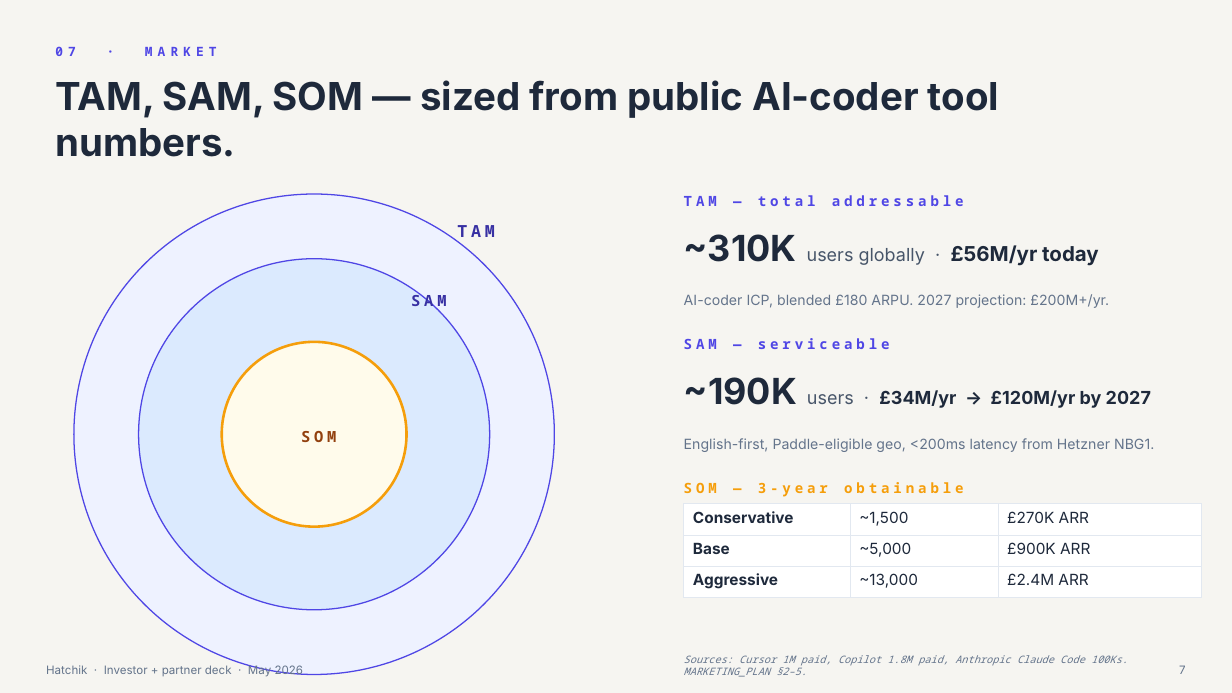
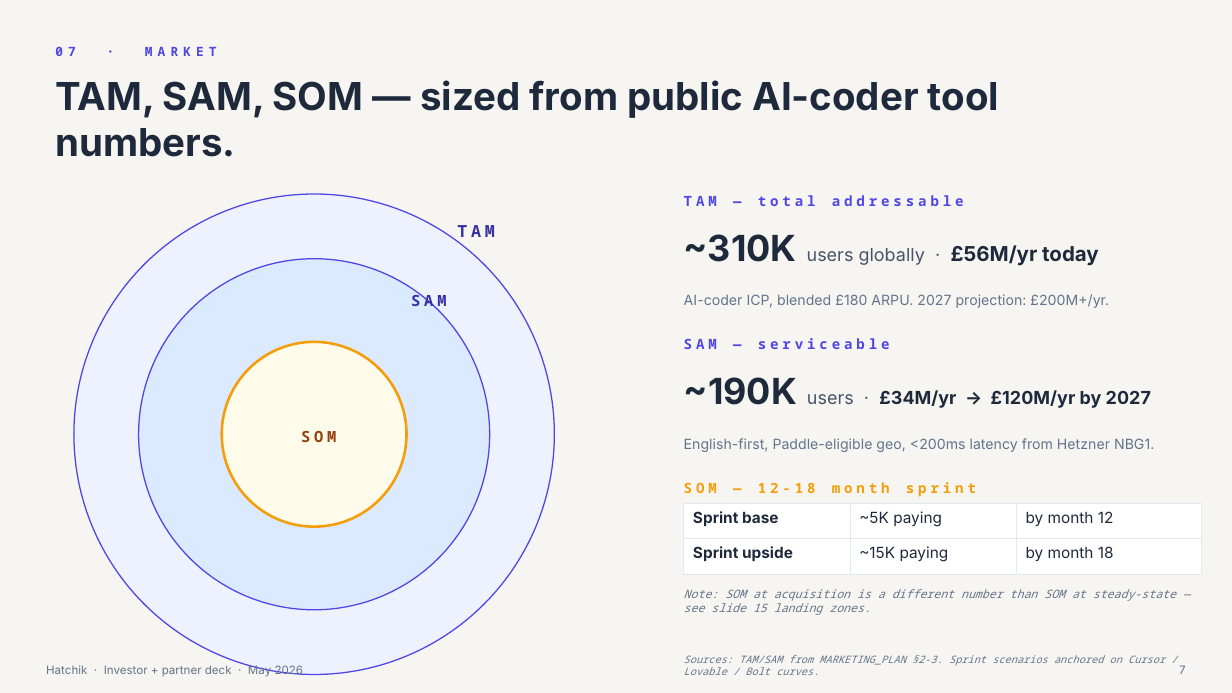
Before and after one commit to mfazicoder/slideatelier, a slide deck: slide 7 of proposals/hatchik/hatchik-pitch-deck.pptx. Drawn at 1232x693 pixels with LibreOffice and Linux fonts; fonts in the diff are those of the drawing. Boxes give left, top, right and bottom in pixels: in the first picture for what was removed or moved away, otherwise in the second. Text is boxed around its words. In the diff, an @@ line names an element or a change of style, - is before the commit and + after.

```diff
--- a/proposals/hatchik/hatchik-pitch-deck.pptx
+++ b/proposals/hatchik/hatchik-pitch-deck.pptx
@@ text at [684, 482, 976, 497]: text changed @@
-SOM — 3-year obtainable
+SOM — 12-18 month sprint
@@ table at [684, 504, 1202, 596] @@
-row 1: Conservative | ~1,500 | £270K ARR
-row 2: Base | ~5,000 | £900K ARR
-row 3: Aggressive | ~13,000 | £2.4M ARR
+row 1: Sprint base | ~5K paying | by month 12
+row 2: Sprint upside | ~15K paying | by month 18
@@ text at [684, 589, 1176, 615]: text changed; size 8 to 9 pt @@
-Sources: Cursor 1M paid, Copilot 1.8M paid, Anthropic Claude Code 100Ks. MARKETING_PLAN §2–5.
+Note: SOM at acquisition is a different number than SOM at steady-state — see slide 15 landing zones.
@@ text added at [684, 655, 1165, 675], 8 pt, text #64748B, italic @@
+Sources: TAM/SAM from MARKETING_PLAN §2-3. Sprint scenarios anchored on Cursor / Lovable / Bolt curves.
```
Also in this commit, not shown: 7 other slides changed, 4 slides added, 3 slides removed, 2 other files.
